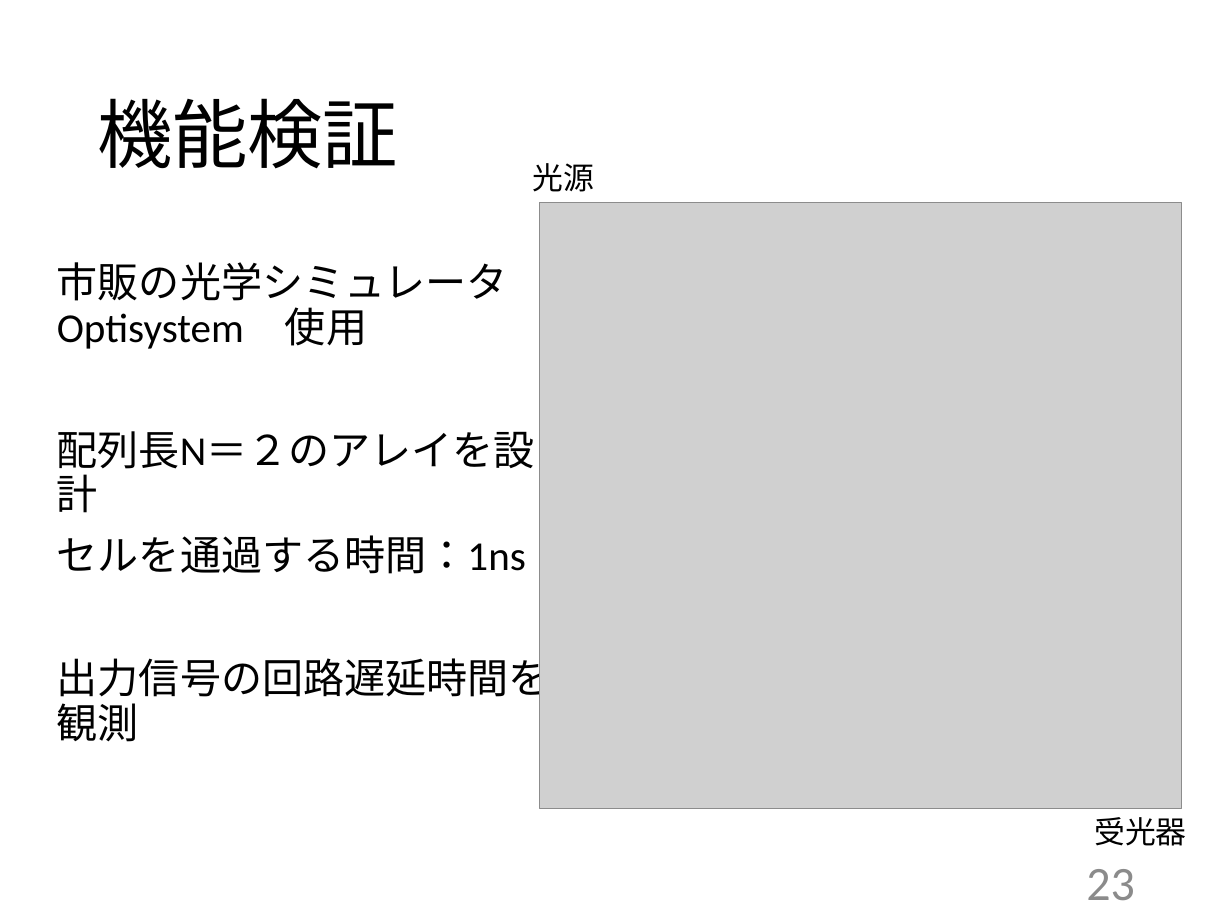
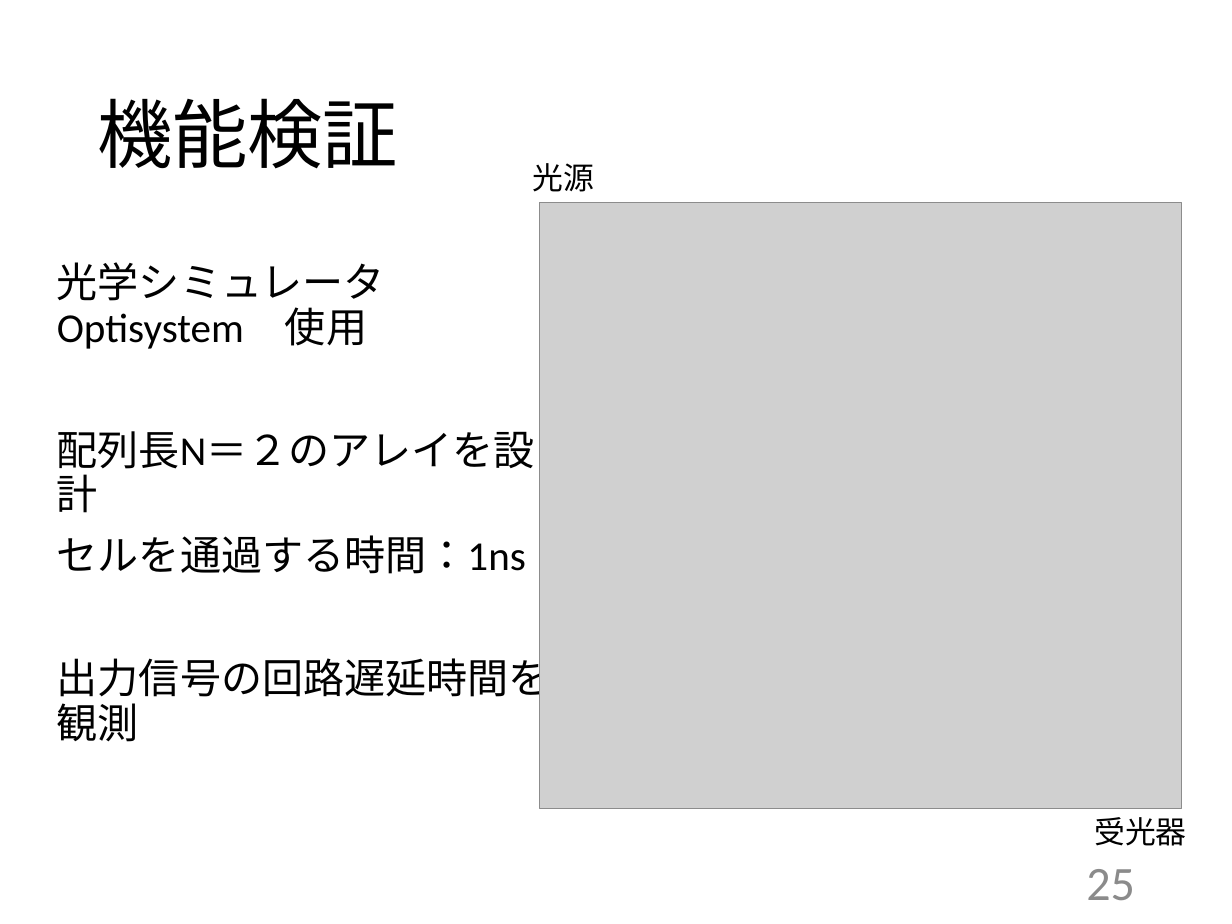
Before and after one commit to ArinanirA/ThesisFY2017M_RinaAsai, a slide deck: slide 26 of 修論発表rina.pptx (slide 24 before the commit). Drawn at 1232x924 pixels with LibreOffice and Linux fonts; fonts in the diff are those of the drawing; grey boxes stand for pictures. Boxes give left, top, right and bottom in pixels: in the first picture for what was removed or moved away, otherwise in the second. Text is boxed around its words. In the diff, an @@ line names an element or a change of style, - is before the commit and + after.

```diff
--- a/修論発表rina.pptx
+++ b/修論発表rina.pptx
@@ text at box(57, 262, 385, 349): text changed @@
-市販の光学シミュレータ Optisystem 使用
+光学シミュレータ Optisystem 使用
@@ page number at box(1086, 869, 1134, 900): text changed @@
-23
+25
```
Also in this commit, not shown: 15 other slides changed, 11 slides added, 8 slides removed, 5 other files.
